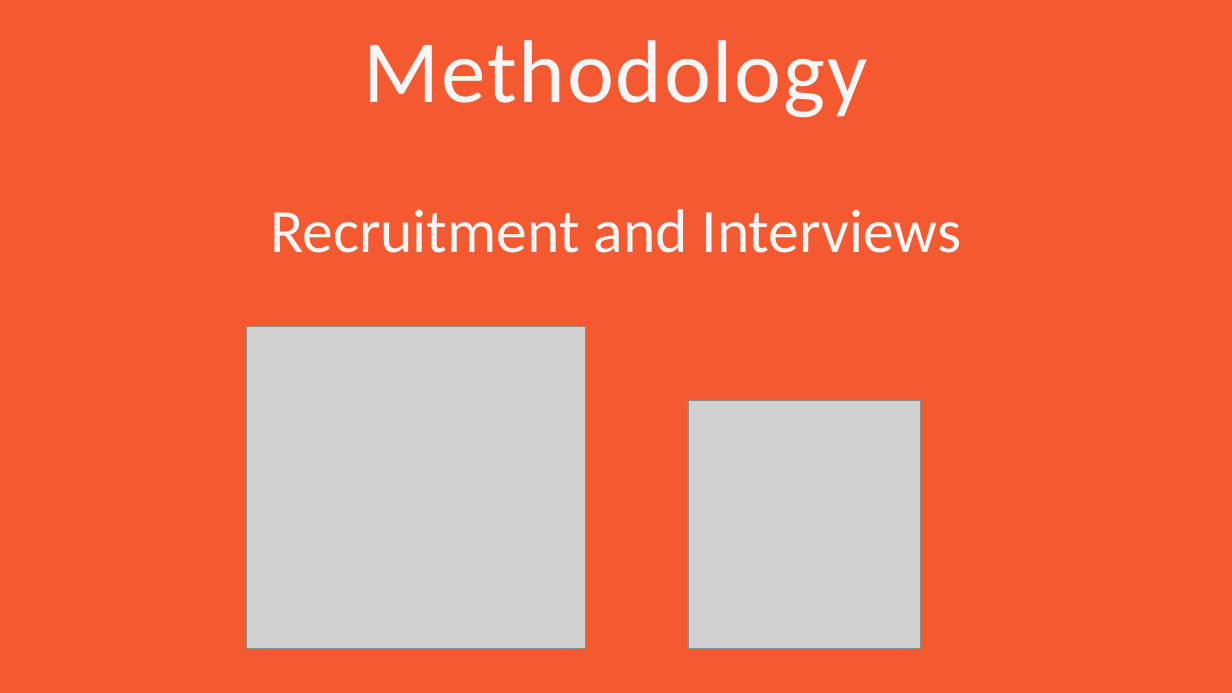
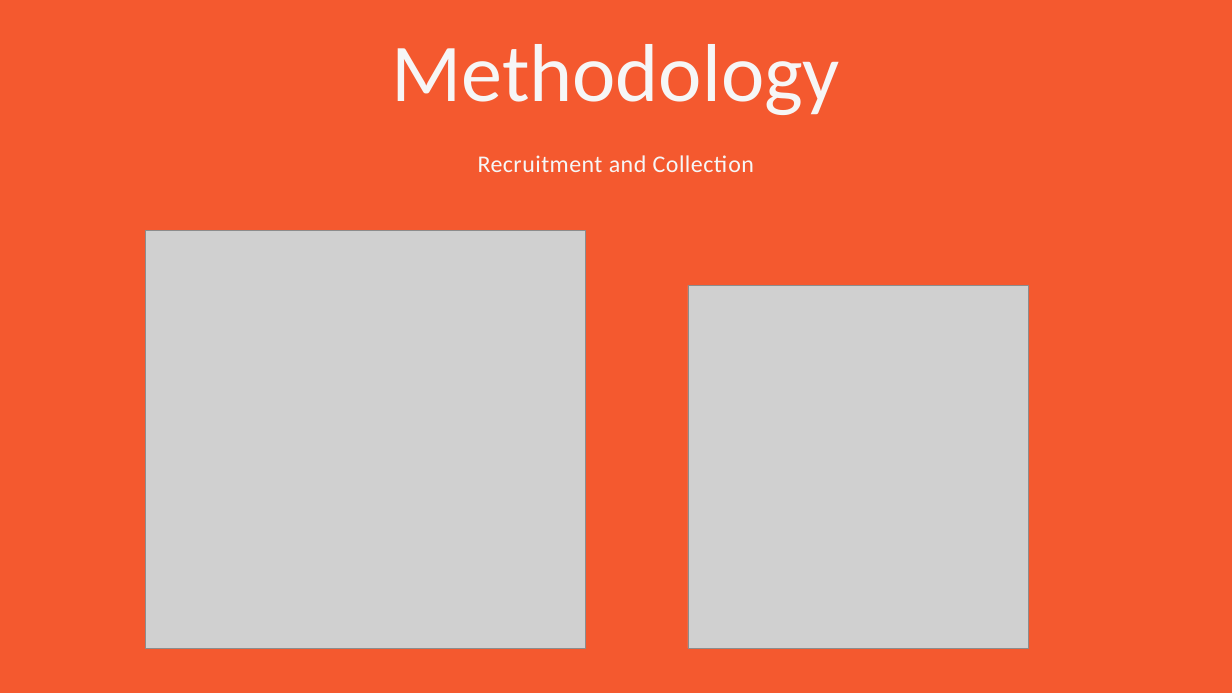
Before and after one commit to sajwanlava/ENGR489, a slide deck: slide 5 of Presentation/Why do Programmers Do What They Do_.pptx. Drawn at 1232x693 pixels with LibreOffice and Linux fonts; fonts in the diff are those of the drawing; grey boxes stand for pictures; background and template pictures are left out. Boxes give left, top, right and bottom in pixels: in the first picture for what was removed or moved away, otherwise in the second. Text is boxed around its words. In the diff, an @@ line names an element or a change of style, - is before the commit and + after.

```diff
--- a/Presentation/Why do Programmers Do What They Do_.pptx
+++ b/Presentation/Why do Programmers Do What They Do_.pptx
@@ text "Methodology": place and size @@
-text "Methodology" at [364, 40, 867, 118]
+text "Methodology" at [391, 44, 840, 115]
@@ text "Methodology" at [391, 44, 840, 115]: size 104 to 96 pt, letter spacing 2.1 to 0 pt; line spacing 145.6pt to 105.6pt @@
@@ text at [478, 155, 754, 172]: text changed; size 72 to 28 pt @@
-Recruitment and Interviews
+Recruitment and Collection
@@ picture: place and size @@
-picture at [246, 326, 585, 648]
+picture at [145, 231, 585, 649]
@@ picture: place and size @@
-picture at [688, 401, 920, 649]
+picture at [688, 285, 1029, 648]
```
Also in this commit, not shown: 4 other slides changed, 1 other file.
